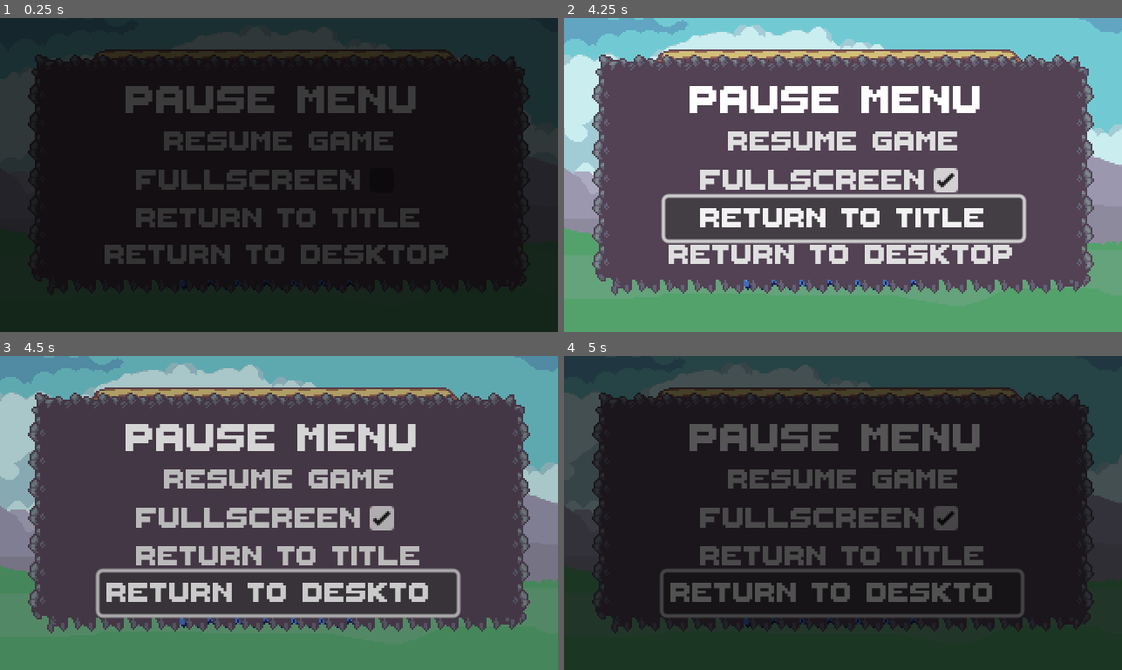
Above: before the commit, frames 1-4 (two rows, left to right).
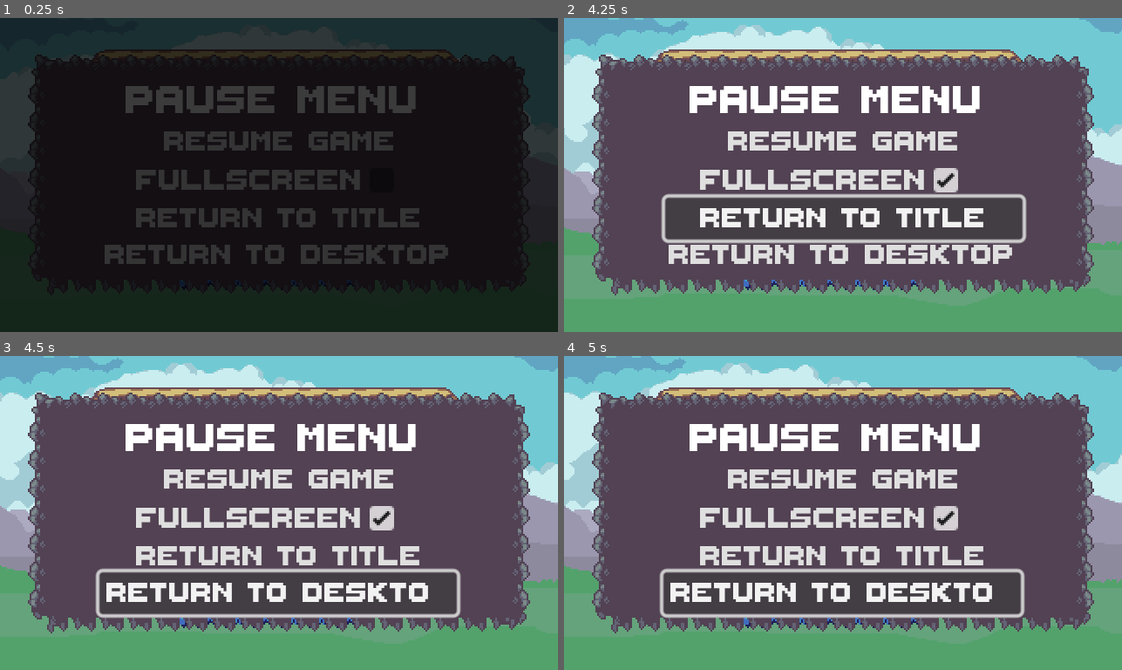
Above: after the commit, the same moments.

Repository: strangerthandev115/HackMT2024
Game: Godot game, scene res://scenes/pause_screen/pause_screen.tscn
The game is run twice, just before and just after one commit, with the same random seed, the same clock (stepped at 60 frames per second) and the same inputs. This scene is started directly instead of the project's main scene.
Inputs (mouse positions are in pixels of both pictures, inside the frame that each line leads up to):
- Up to frame 1 (0.25 s): no input
- Up to frame 2 (4.25 s): click "Start Game" at 0.5 s; click "Start Game" at 1.25 s; click "Resume game" at 2 s; click (943, 181) at 2.75 s; click "Return to title" at 3.5 s
- Up to frame 3 (4.5 s): click "Return to desktop" at 4.25 s
- Up to frame 4 (5 s): no input

Frames 1-2 are identical in both runs. In frame 3, 46% of the frame differs, in the area x 0-100%, y 0-100%; in frame 4, 100%.
Error after the commit: Parse Error: Expected opening "(" after function name. (res://scenes/pause_screen/pause_screen.gd:9)

Commit message:
Readding menu tiles
hopefully this fixes the menu tiles

Diff:
--- a/project.godot
+++ b/project.godot
@@ -63,6 +63,11 @@
 , Object(InputEventJoypadButton,"resource_local_to_scene":false,"resource_name":"","device":-1,"button_index":1,"pressure":0.0,"pressed":false,"script":null)
 ]
 }
+pause={
+"deadzone": 0.5,
+"events": [Object(InputEventKey,"resource_local_to_scene":false,"resource_name":"","device":-1,"window_id":0,"alt_pressed":false,"shift_pressed":false,"ctrl_pressed":false,"meta_pressed":false,"pressed":false,"keycode":0,"physical_keycode":4194305,"key_label":0,"unicode":0,"echo":false,"script":null)
+]
+}
 
 [rendering]
 
--- a/scenes/pause_screen/pause_screen.gd
+++ b/scenes/pause_screen/pause_screen.gd
@@ -1,6 +1,12 @@
 extends Control
 
 signal return_title
+
+func _ready():
+	# Hide pause menu once in tree
+	hide()
+
+func _on_
 
 func _on_full_choice_toggled(toggled_on):
 	# Shift screen between windowed and fullscreen
Not shown: 1 places in scenes/player/player.tscn that only renumber resources
